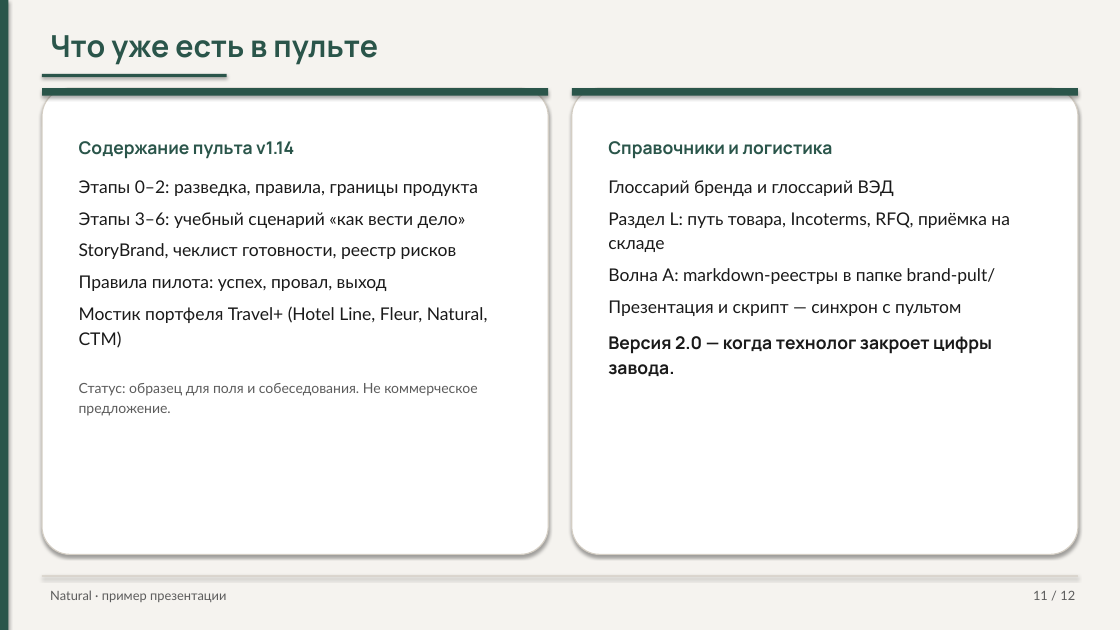
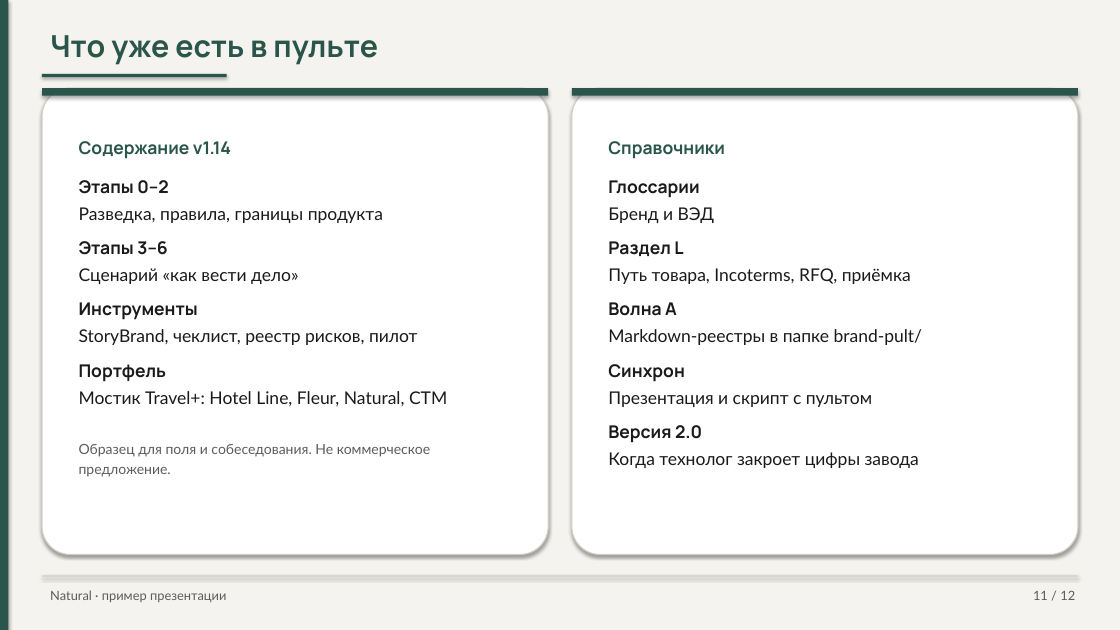
Before and after one commit to pagasbot-coder/Banya-Digital, a slide deck: slide 11 of knowledge-base/presentation-travelplus-interview.pptx. Drawn at 1120x630 pixels with LibreOffice and Linux fonts; fonts in the diff are those of the drawing. Boxes give left, top, right and bottom in pixels: in the first picture for what was removed or moved away, otherwise in the second. Text is boxed around its words. In the diff, an @@ line names an element or a change of style, - is before the commit and + after.

```diff
--- a/knowledge-base/presentation-travelplus-interview.pptx
+++ b/knowledge-base/presentation-travelplus-interview.pptx
@@ text at bbox=[79, 141, 447, 477]: text changed @@
-Содержание пульта v1.14
-Этапы 0–2: разведка, правила, границы продукта
-Этапы 3–6: учебный сценарий «как вести дело»
-StoryBrand, чеклист готовности, реестр рисков
-Правила пилота: успех, провал, выход
-Мостик портфеля Travel+ (Hotel Line, Fleur, Natural, СТМ)
-Статус: образец для поля и собеседования. Не коммерческое предложение.
+Содержание v1.14
+Этапы 0–2
+Разведка, правила, границы продукта
+Этапы 3–6
+Сценарий «как вести дело»
+Инструменты
+StoryBrand, чеклист, реестр рисков, пилот
+Портфель
+Мостик Travel+: Hotel Line, Fleur, Natural, СТМ
+Образец для поля и собеседования. Не коммерческое предложение.
@@ text at bbox=[608, 141, 923, 468]: text changed @@
-Справочники и логистика
-Глоссарий бренда и глоссарий ВЭД
-Раздел L: путь товара, Incoterms, RFQ, приёмка на складе
-Волна A: markdown-реестры в папке brand-pult/
-Презентация и скрипт — синхрон с пультом
-Версия 2.0 — когда технолог закроет цифры завода.
+Справочники
+Глоссарии
+Бренд и ВЭД
+Раздел L
+Путь товара, Incoterms, RFQ, приёмка
+Волна A
+Markdown-реестры в папке brand-pult/
+Синхрон
+Презентация и скрипт с пультом
+Версия 2.0
+Когда технолог закроет цифры завода
```
Also in this commit, not shown: 5 other slides changed, 3 other files.
